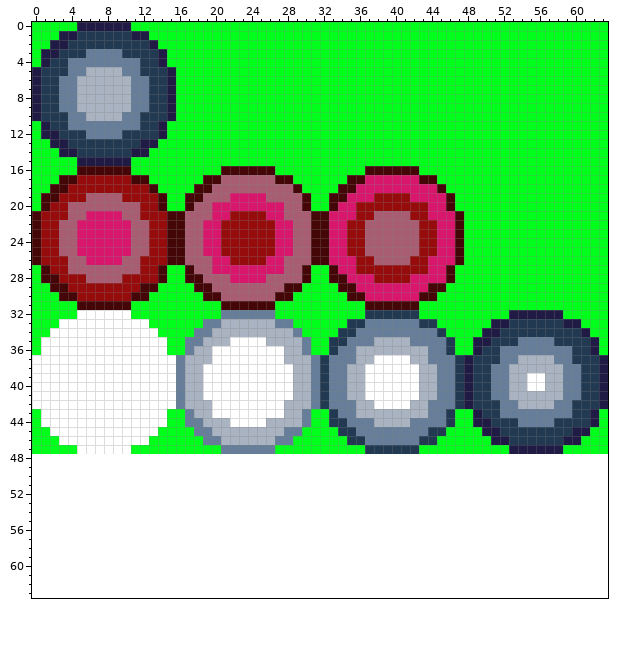
Two states of a pixel-art sprite, res/marble.png. This is how it looked before the edit.
The file is 64x48 pixels. The old version is drawn lined up with the new one, on the new canvas.
And afterwards:
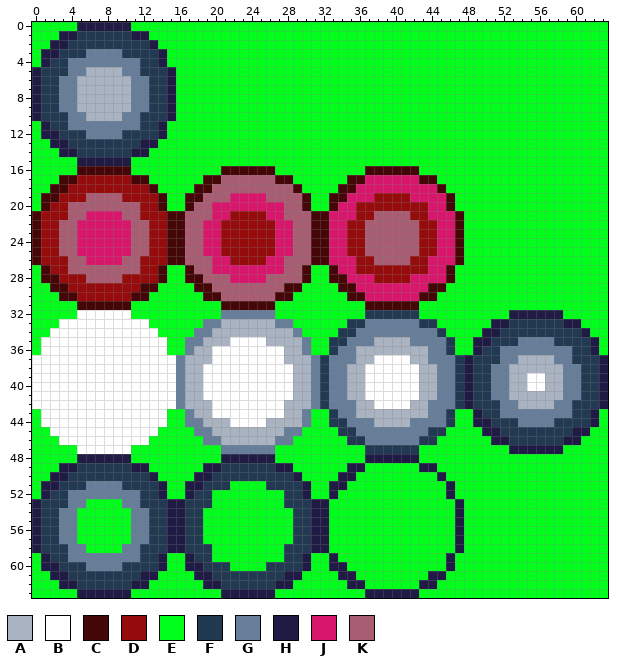
Palette (. is transparent): A #aab3c1  B #ffffff  C #450608  D #960c0c  E #00ff1b  F #223952  G #667e99  H #1f1b44  J #d8176c  K #a85d73
Log entry: cleaner marble management
Edits made:
{"change": "canvas 64x48 -> 64x64"}
{"y":48,"x":0,"old":"................................................................","new":"EEEEEHHHHHHEEEEEEEEEEHHHHHHEEEEEEEEEEHHHHHHEEEEEEEEEEEEEEEEEEEEE"}
{"y":49,"x":0,"old":"................................................................","new":"EEEHHFFFFFFHHEEEEEEHHFFFFFFHHEEEEEEHHEEEEEEHHEEEEEEEEEEEEEEEEEEE"}
{"y":50,"x":0,"old":"................................................................","new":"EEHHFFFFFFFFFHEEEEHHFFFFFFFFFHEEEEHHEEEEEEEEEHEEEEEEEEEEEEEEEEEE"}
{"y":51,"x":0,"old":"................................................................","new":"EHHFFFGGGGFFFFHEEHHFFFEEEEFFFFHEEHHEEEEEEEEEEEHEEEEEEEEEEEEEEEEE"}
{"y":52,"x":0,"old":"................................................................","new":"EHFFGGGGGGGGFFHEEHFFEEEEEEEEFFHEEHEEEEEEEEEEEEHEEEEEEEEEEEEEEEEE"}
{"y":53,"x":0,"old":"................................................................","new":"HFFFGGEEEEGGFFFHHFFFEEEEEEEEFFFHHEEEEEEEEEEEEEEHEEEEEEEEEEEEEEEE"}
{"y":54,"x":0,"old":"................................................................","new":"HFFGGEEEEEEGGFFHHFFEEEEEEEEEEFFHHEEEEEEEEEEEEEEHEEEEEEEEEEEEEEEE"}
{"y":55,"x":0,"old":"................................................................","new":"HFFGGEEEEEEGGFFHHFFEEEEEEEEEEFFHHEEEEEEEEEEEEEEHEEEEEEEEEEEEEEEE"}
{"y":56,"x":0,"old":"................................................................","new":"HFFGGEEEEEEGGFFHHFFEEEEEEEEEEFFHHEEEEEEEEEEEEEEHEEEEEEEEEEEEEEEE"}
{"y":57,"x":0,"old":"................................................................","new":"HFFGGEEEEEEGGFFHHFFEEEEEEEEEEFFHHEEEEEEEEEEEEEEHEEEEEEEEEEEEEEEE"}
{"y":58,"x":0,"old":"................................................................","new":"HFFFGGEEEEGGFFFHHFFFEEEEEEEEFFFHHEEEEEEEEEEEEEEHEEEEEEEEEEEEEEEE"}
{"y":59,"x":0,"old":"................................................................","new":"EHFFGGGGGGGGFFHEEHFFEEEEEEEEFFHEEHEEEEEEEEEEEEHEEEEEEEEEEEEEEEEE"}
{"y":60,"x":0,"old":"................................................................","new":"EHHFFFGGGGFFFFHEEHHFFFEEEEFFFFHEEHHEEEEEEEEEEEHEEEEEEEEEEEEEEEEE"}
{"y":61,"x":0,"old":"................................................................","new":"EEHHFFFFFFFFHHEEEEHHFFFFFFFFHHEEEEHHEEEEEEEEHHEEEEEEEEEEEEEEEEEE"}
{"y":62,"x":0,"old":"................................................................","new":"EEEHHFFFFFFHHEEEEEEHHFFFFFFHHEEEEEEHHEEEEEEHHEEEEEEEEEEEEEEEEEEE"}
{"y":63,"x":0,"old":"................................................................","new":"EEEEEHHHHHHEEEEEEEEEEHHHHHHEEEEEEEEEEHHHHHHEEEEEEEEEEEEEEEEEEEEE"}
{"label":"added","picture_box":[32,454,608,598]}
